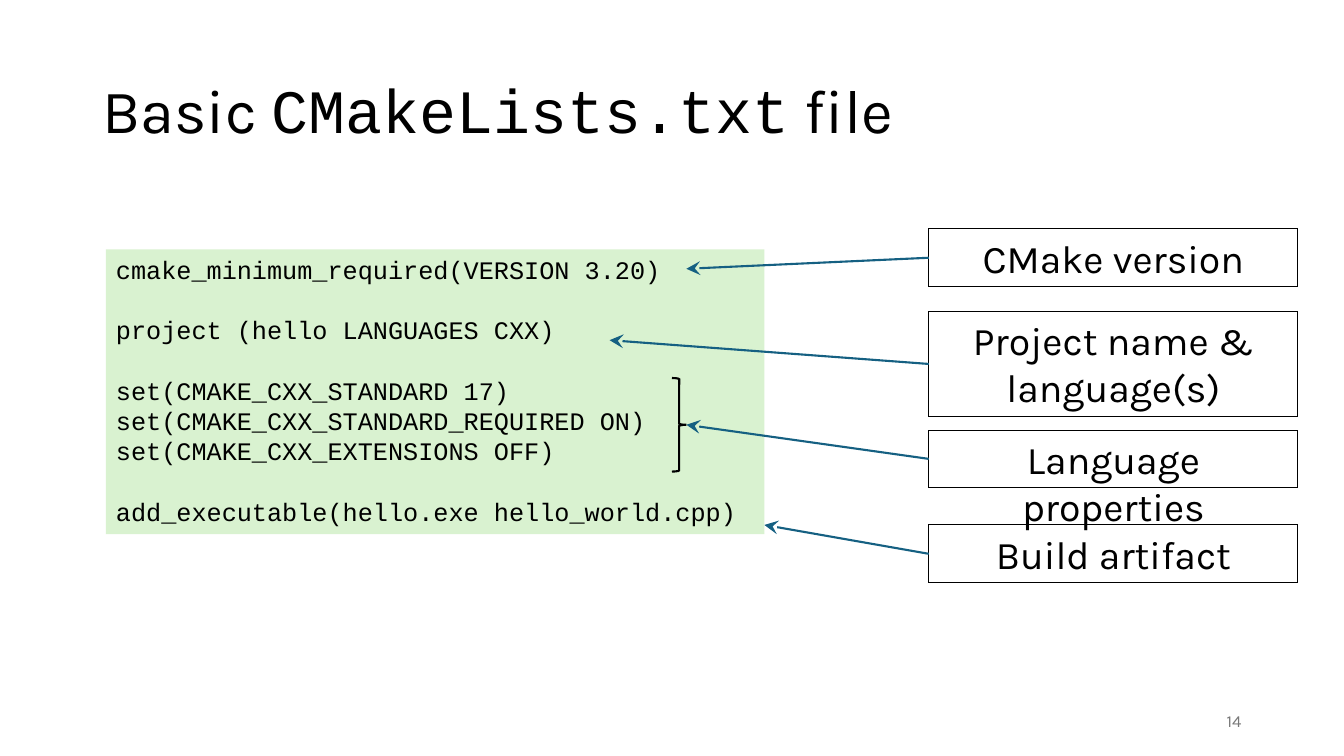
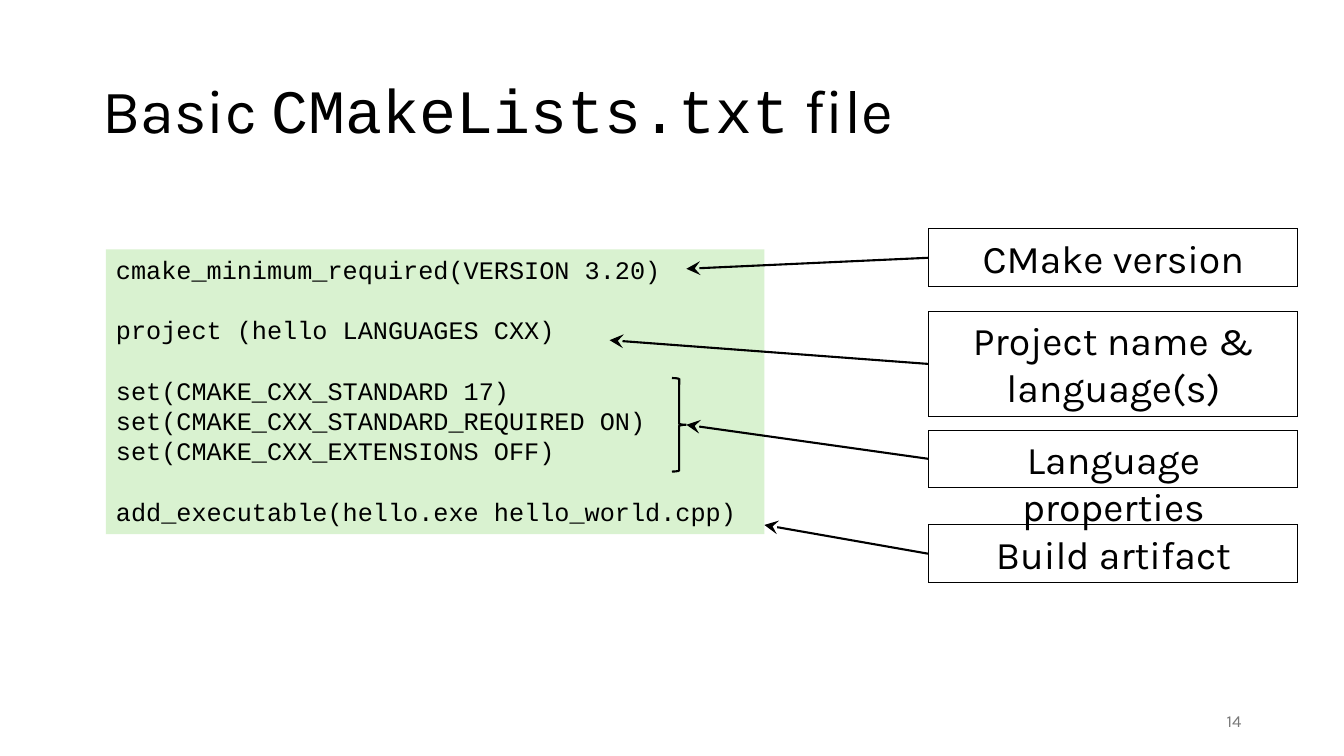
Before and after one commit to gjbex/C-plus-plus-software-engineering, a slide deck: slide 14 of cpp_software_engineering.pptx. Drawn at 1344x756 pixels with LibreOffice and Linux fonts; fonts in the diff are those of the drawing. Boxes give left, top, right and bottom in pixels: in the first picture for what was removed or moved away, otherwise in the second. Text is boxed around its words. In the diff, an @@ line names an element or a change of style, - is before the commit and + after.

```diff
--- a/cpp_software_engineering.pptx
+++ b/cpp_software_engineering.pptx
@@ arrow (929, 258) - (687, 269): stroke #156082 1.5 pt to #000000 1.5 pt @@
@@ arrow (929, 364) - (610, 341): stroke #156082 1.5 pt to #000000 1.5 pt @@
@@ arrow (929, 459) - (687, 424): stroke #156082 1.5 pt to #000000 1.5 pt @@
@@ arrow (929, 554) - (764, 525): stroke #156082 1.5 pt to #000000 1.5 pt @@
```
Also in this commit, not shown: 5 other slides changed, 7 slides added.
